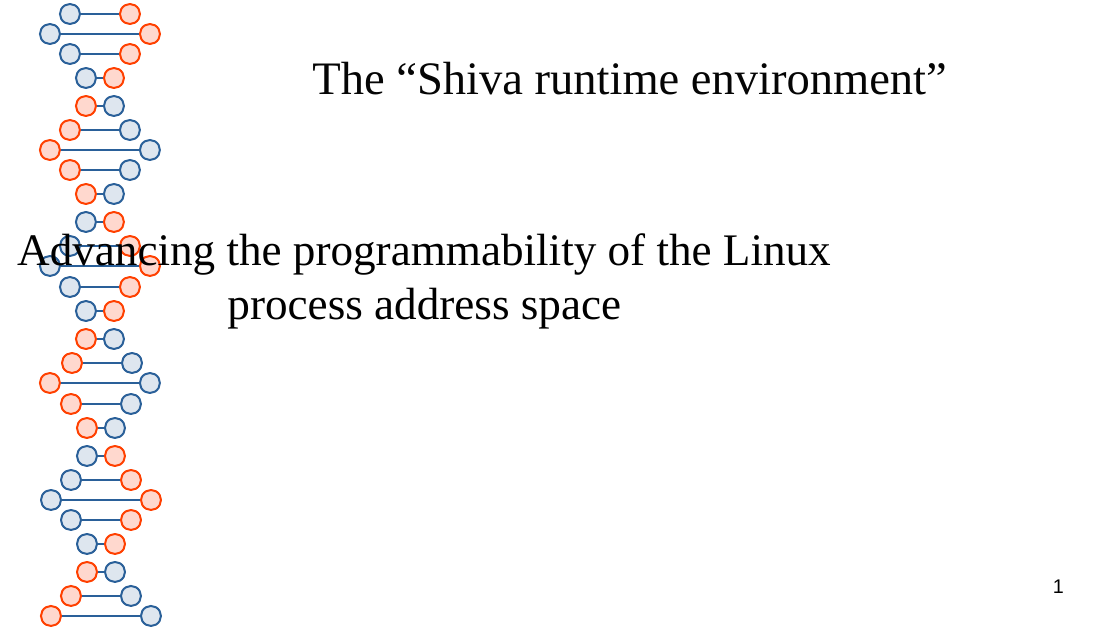
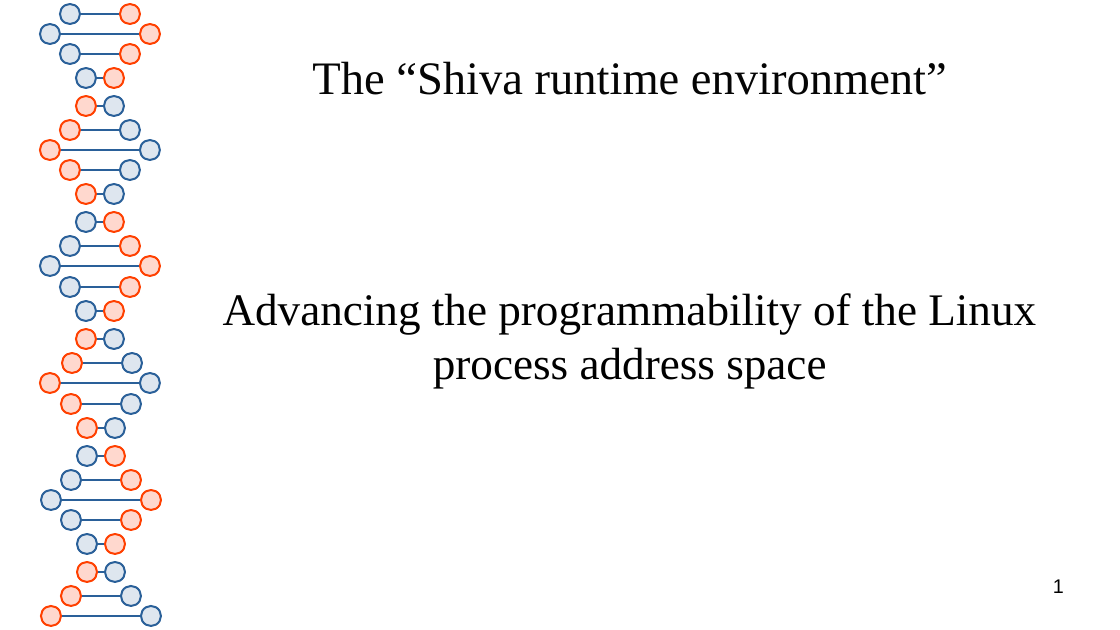
Before and after one commit to advanced-microcode-patching/shiva, a slide deck: slide 1 of presentation/shiva_runtime.odp. Drawn at 1120x630 pixels with LibreOffice and Linux fonts; fonts in the diff are those of the drawing. Boxes give left, top, right and bottom in pixels: in the first picture for what was removed or moved away, otherwise in the second. Text is boxed around its words. In the diff, an @@ line names an element or a change of style, - is before the commit and + after.

```diff
--- a/presentation/shiva_runtime.odp
+++ b/presentation/shiva_runtime.odp
@@ subtitle "Advancing the programmability of the ...": place and size @@
-subtitle "Advancing the programmability of the ..." at (17, 230, 831, 328)
+subtitle "Advancing the programmability of the ..." at (223, 293, 1036, 389)
```
Also in this commit, not shown: 1 other slide changed, 4 slides added, 2 other files.
